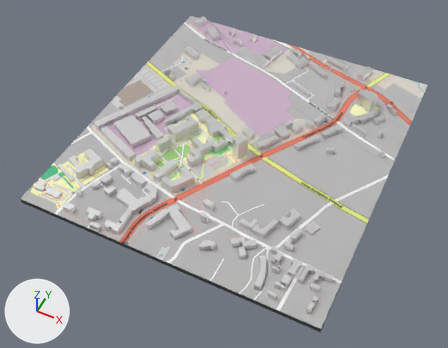
Before and after pictures for a commit that changed the glTF model mapupper.glb.
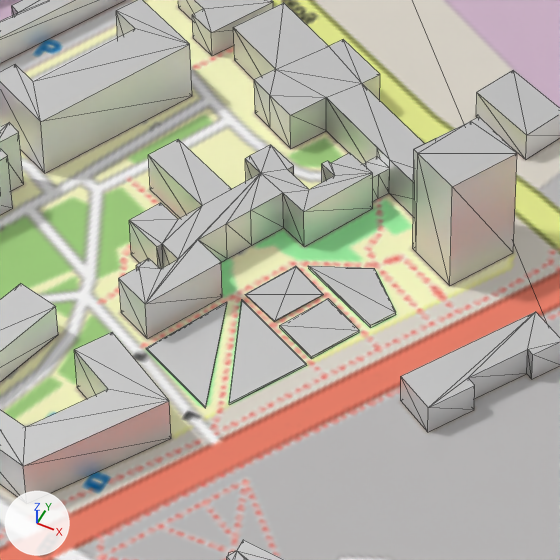
There are two pictures of each version: one whole from a camera (50 mm lens) standing at (636.0, -1506.0, 1652.0) and looking at (-55.0, -124.0, -76.0), one close up on the part from 38% to 57% of the width and 33% to 58% of the height. Every picture has the same lights, and +X, +Y and +Z are marked at lower left. The close-ups show mesh edges as thin lines. Where no turn or scale is listed for an object, it has been applied to the vertices. Vertices at the same position are counted once.

The older version as bpy lines, for what is in view:
```python
me_areas_building_001 = bpy.data.meshes.new('Areas:building.001')
me_areas_building_001.from_pydata(...)  # 106 vertices, 154 faces; spans x -71.0..98.0, y -117.0..69.0, z -10.0..19.0
me_areas_building_001.materials.append(mat_material_004)  # white #e7e7e7
me_areas_building_004 = bpy.data.meshes.new('Areas:building.004')
me_areas_building_004.from_pydata(...)  # 12 vertices, 16 faces; spans x -174.4..-134.3, y -72.9..-7.7, z -10.0..32.3
me_areas_building_004.materials.append(mat_material_007)  # white #e7e7e7
me_areas_building_007 = bpy.data.meshes.new('Areas:building.007')
me_areas_building_007.from_pydata(...)  # 10 vertices, 13 faces; spans x -111.8..-62.5, y -199.7..-99.2, z -9.4..13.8
me_areas_building_007.materials.append(mat_material_010)  # white #e7e7e7
ob_1korp = bpy.data.objects.new('1korp', me_areas_building_001)
ob_1korp.location = (-127.6, -123.4, 9.7)
ob_4korp = bpy.data.objects.new('4korp', me_areas_building_004)
ob_4korp.location = (-127.6, -123.4, 9.7)
ob_7korp = bpy.data.objects.new('7korp', me_areas_building_007)
ob_7korp.location = (-127.6, -123.4, 9.7)
# also in view: '9korp' at (-148.0, -291.0, 16.0); '2korp' at (-98.0, -28.0, 40.0); 'EXPORT_OSM_MAPNIK_WM' at (-49.0, 12.0, 0.0); '3korp' at (-258.0, -64.0, 21.0); 'Areas:building' at (-58.0, 11.0, 16.0)
```
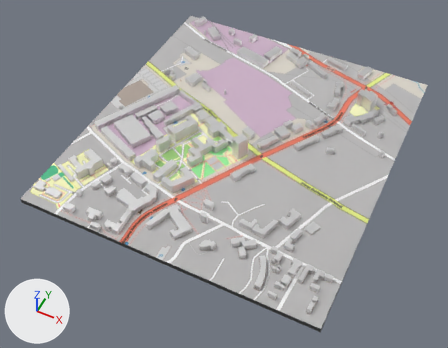
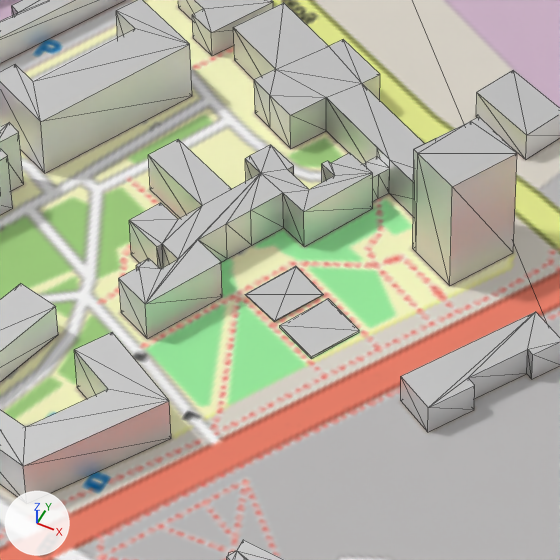
Edits to the bpy script that builds the scene:
```text
Change me_areas_building_001:
    where me_areas_building_001.from_pydata(...)  # 106 vertices, 154 faces; spans x -71.0..98.0, y -117.0..69.0, z -10.0..19.0
    used by ob_1korp; location = (-127.6, -123.4, 9.7)
    me_areas_building_001 part 1: the loose piece of 8 vertices spanning x 39.0..98.0, y -23.0..17.0, z -10.0..-8.0 is deleted
    me_areas_building_001 part 2: the loose piece of 6 vertices spanning x 17.0..71.0, y -109.0..-37.0, z -10.0..-8.0 is deleted
    me_areas_building_001 part 3: the loose piece of 6 vertices spanning x -14.0..36.0, y -117.0..-42.0, z -10.0..-9.0 is deleted
```

What differs and where, as boxes (x1, y1, x2, y2) in the close-ups (560 x 560 px):
'1korp', reshaped (8% narrower, 18% shorter)
    before: (119, 139, 396, 408)
    after: (119, 139, 373, 359)
part 1 of me_areas_building_001, deleted
    before: (309, 266, 396, 328)
part 2 of me_areas_building_001, deleted
    before: (229, 300, 307, 405)
part 3 of me_areas_building_001, deleted
    before: (146, 302, 227, 408)
